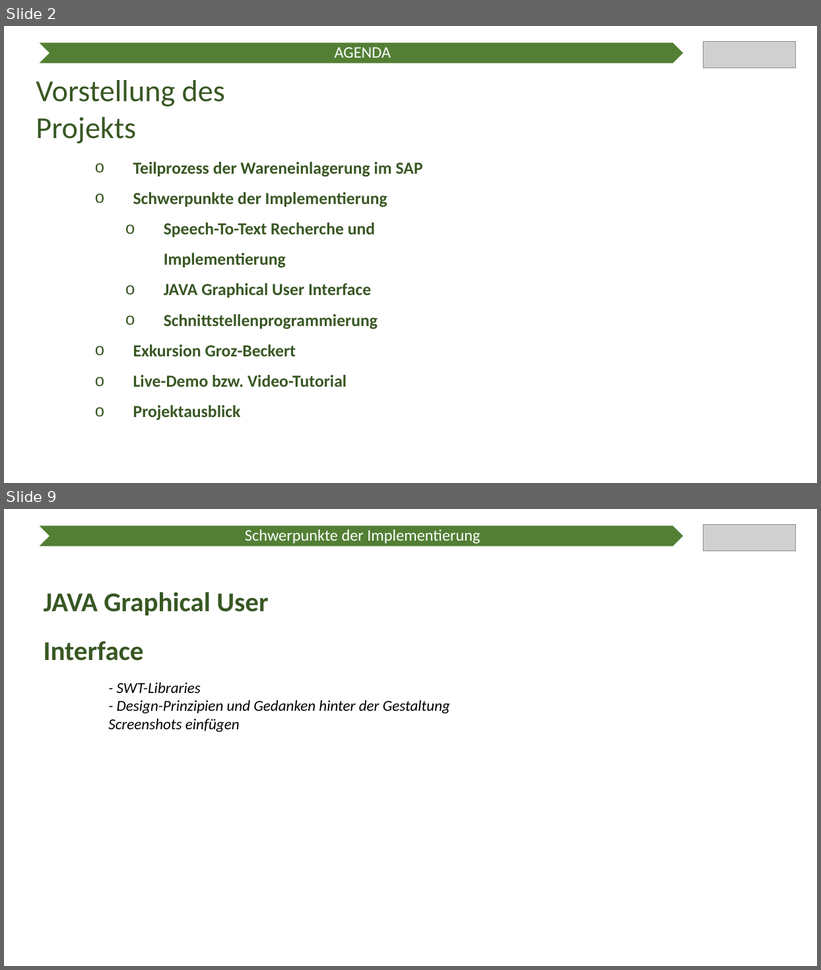
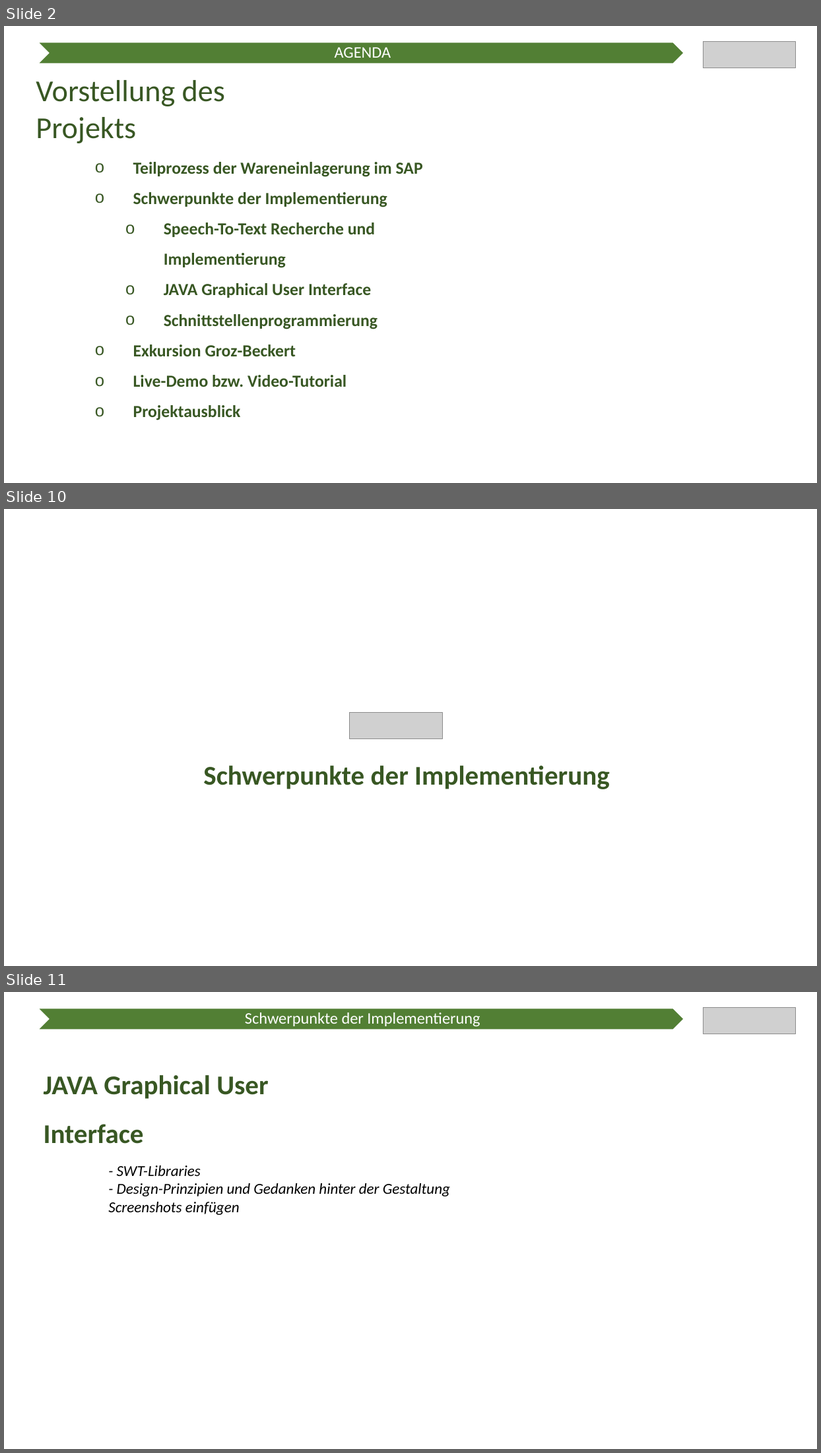
Before and after one commit to Ratoh/SAPLEXA, a slide deck: CavallaroAngelo/Präsentation Wahlmodulvorstellung/SAPlexa Präsentation.pptx. Shown one above the other, each under a label of ours: slides 2 and 9 before the commit, slides 2, 10 and 11 after it; the slides between them are not shown. The pictures are 821x970 and 821x1453 pixels, drawn with LibreOffice and Linux fonts; fonts in the diff are those of the drawing; grey boxes stand for pictures. Boxes give left, top, right and bottom in pixels: in the first picture for what was removed or moved away, otherwise in the second. Text is boxed around its words. In the diff, an @@ line names an element or a change of style, - is before the commit and + after.

```diff
--- a/CavallaroAngelo/Präsentation Wahlmodulvorstellung/SAPlexa Präsentation.pptx
+++ b/CavallaroAngelo/Präsentation Wahlmodulvorstellung/SAPlexa Präsentation.pptx
@@ slide 10 added at [4, 509, 817, 966], background #FFFFFF @@
@@ picture added at [350, 712, 443, 739] @@
@@ text added at [203, 766, 610, 789], 32 pt, text #385723, bold @@
+  Schwerpunkte der Implementierung
@@ what was slide 9 is now slide 11 @@
```
Also in this commit, not shown: 7 slides changed, 2 other slides added.
